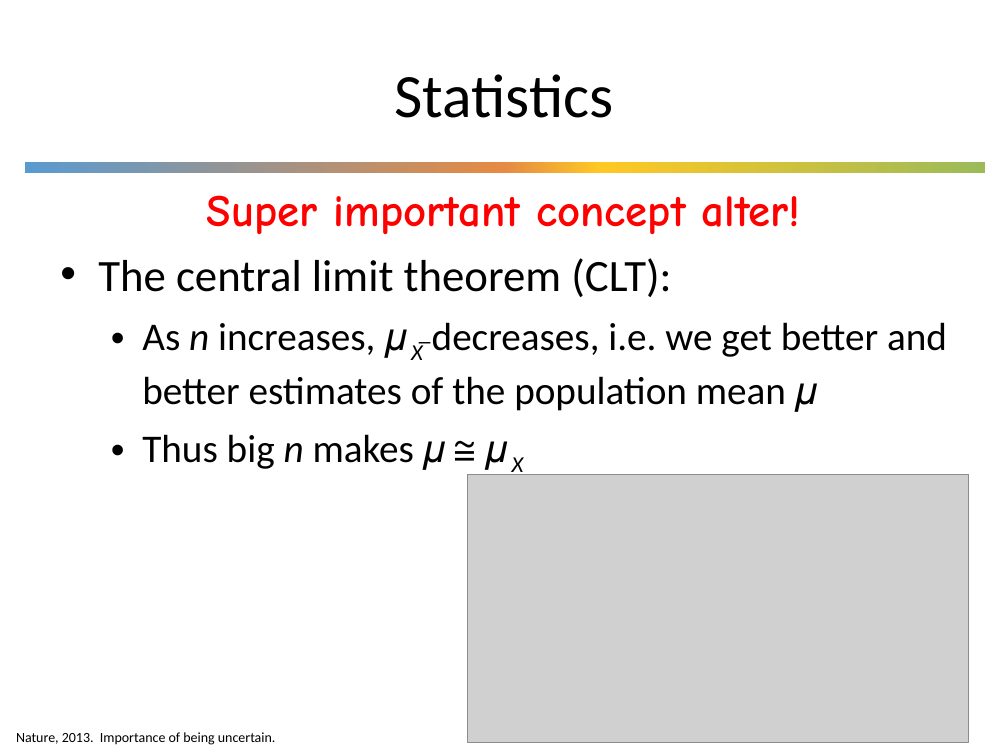
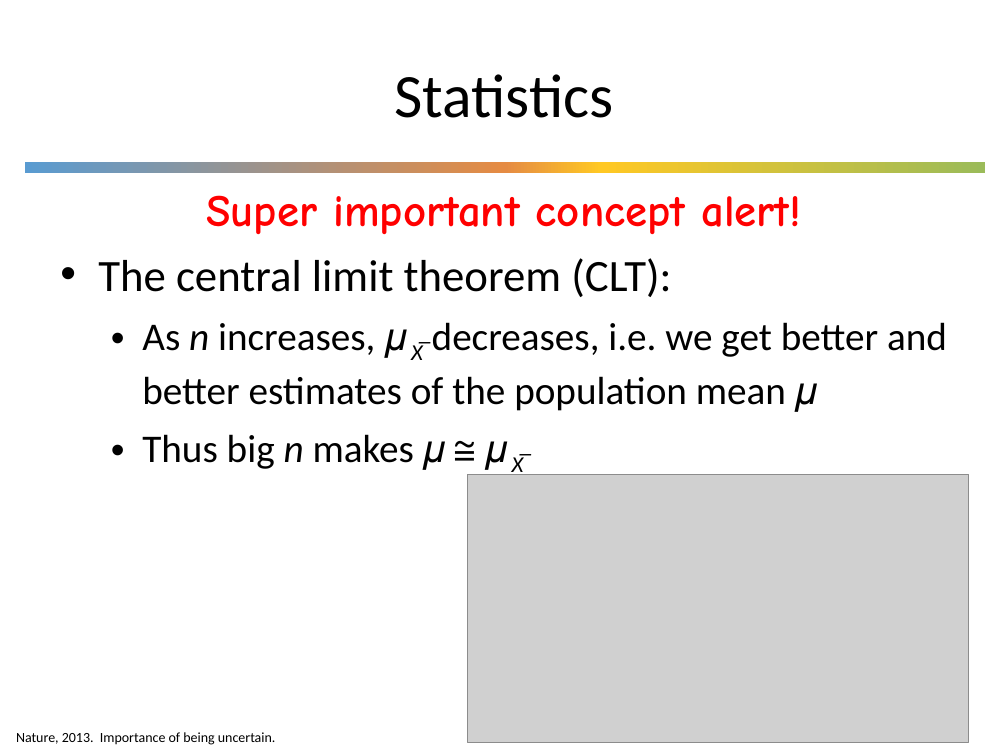
Before and after one commit to UWDIRECT/UWDIRECT.github.io, a slide deck: slide 17 of Wi18_content/DSMCER/L6.Descriptive_Statistics.pptx. Drawn at 1008x756 pixels with LibreOffice and Linux fonts; fonts in the diff are those of the drawing; grey boxes stand for pictures; background and template pictures are left out. Boxes give left, top, right and bottom in pixels: in the first picture for what was removed or moved away, otherwise in the second. Text is boxed around its words. In the diff, an @@ line names an element or a change of style, - is before the commit and + after.

Commit message:
fixed up some formatting issues, spelling, and duplicate slide

```diff
--- a/Wi18_content/DSMCER/L6.Descriptive_Statistics.pptx
+++ b/Wi18_content/DSMCER/L6.Descriptive_Statistics.pptx
@@ text at <box>206,195,801,234</box>: text changed @@
-Super important concept alter!
+Super important concept alert!
@@ text at <box>142,434,524,475</box>: text changed @@
-  • Thus big n makes 𝜇 ≅ 𝜇 X
+  • Thus big n makes 𝜇 ≅ 𝜇 X̅
```
Also in this commit, not shown: 4 other slides changed.
